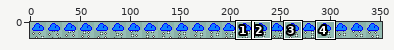
Sprite sheet -- bindings/python/samples/weathericons/mick111/snow.png. Above, an overview of the earlier version with the close-up marked.
Close-up. The starting point:
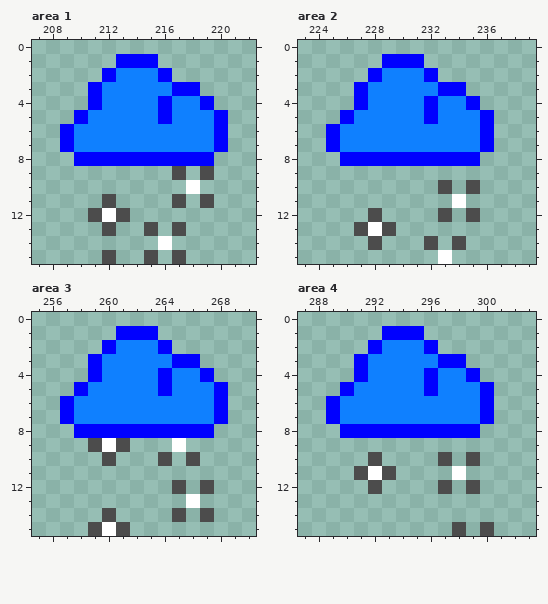
The file is 352x16 pixels. Shown: area 1: x 207..222, y 0..15; area 2: x 223..239, y 0..15; area 3: x 255..270, y 0..15; area 4: x 287..303, y 0..15. The commit also changed other parts of the picture, which this record leaves out.
After:
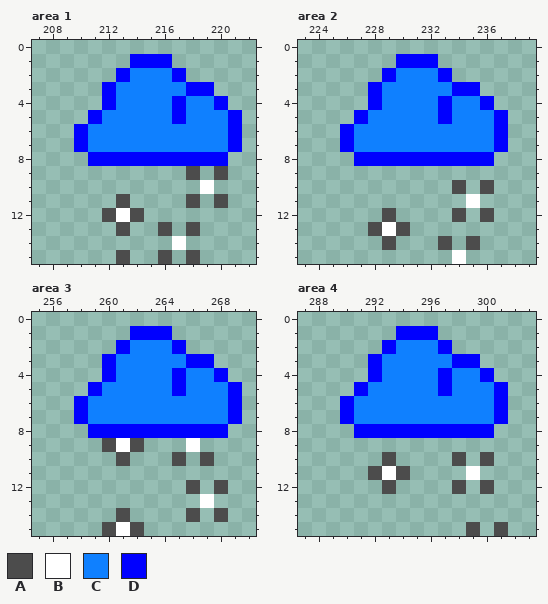
Palette (. is transparent): A #4c4c4c  B #ffffff  C #0f80ff  D #0000ff
Changes in this commit:
Changed rows in their new state; - is an unchanged pixel.
Area 1:
first column x 209:
 1 ----.--D-----
 2 ---.D--CD----
 3 --.D----C-D--
 4 --.D---CD-CD-
 5 -.D----CD--CD
 6 .D---------CD
 7 .D---------CD
 8 -.---------D-
 9 --------.A.A-
10 ---------.B--
11 ---.A---.A.A-
12 --.ABA-------
13 ---.A-.A.A---
14 -------.B----
15 ---.A-.A.A---
Area 2:
first column x 225:
 1 ----.--D-----
 2 ---.D--CD----
 3 --.D----C-D--
 4 --.D---CD-CD-
 5 -.D----CD--CD
 6 .D---------CD
 7 .D---------CD
 8 -.---------D-
10 --------.A.A-
11 ---------.B--
12 ---.A---.A.A-
13 --.ABA-------
14 ---.A--.A.A--
15 --------.B---
Area 3:
first column x 257:
 1 ----.--D-----
 2 ---.D--CD----
 3 --.D----C-D--
 4 --.D---CD-CD-
 5 -.D----CD--CD
 6 .D---------CD
 7 .D---------CD
 8 -.---------D-
 9 --.ABA--.B---
10 ---.A--.A.A--
12 --------.A.A-
13 ---------.B--
14 ---.A---.A.A-
15 --.ABA-------
Area 4:
first column x 289:
 1 ----.--D-----
 2 ---.D--CD----
 3 --.D----C-D--
 4 --.D---CD-CD-
 5 -.D----CD--CD
 6 .D---------CD
 7 .D---------CD
 8 -.---------D-
10 ---.A---.A.A-
11 --.ABA---.B--
12 ---.A---.A.A-
15 ---------.A.A
Where, in picture pixels (left, top, right, bottom), the same in both close-ups:
changed: (60, 54, 242, 264)
changed: (326, 54, 508, 264)
changed: (60, 326, 242, 536)
changed: (326, 326, 508, 536)
